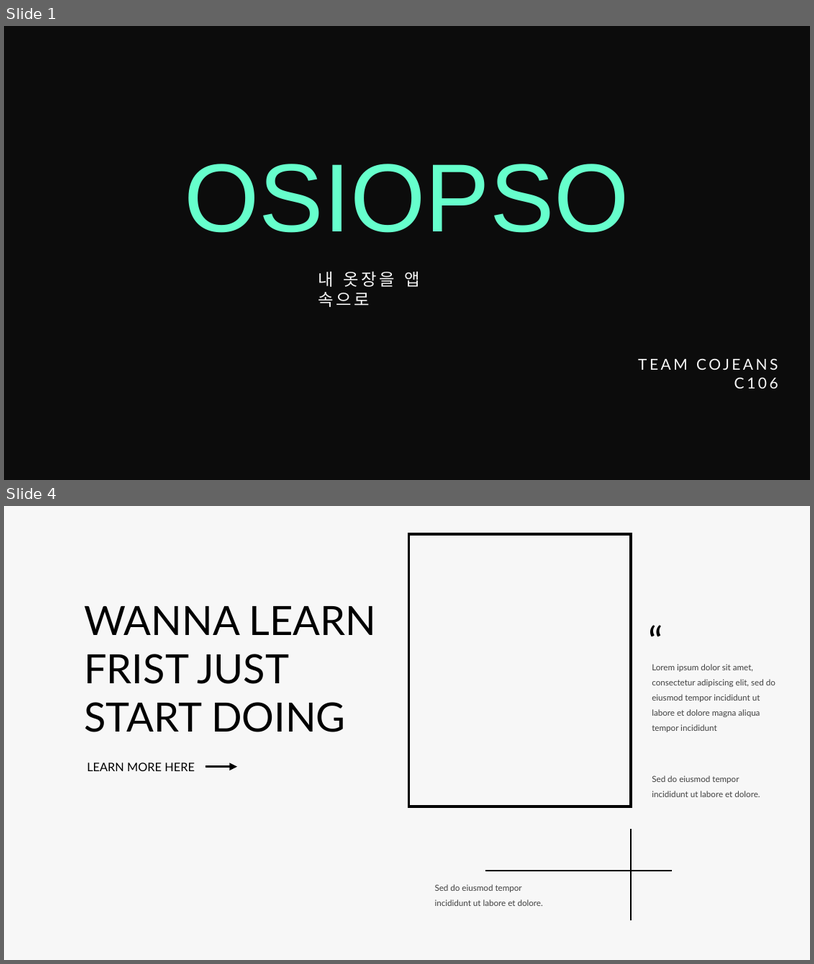
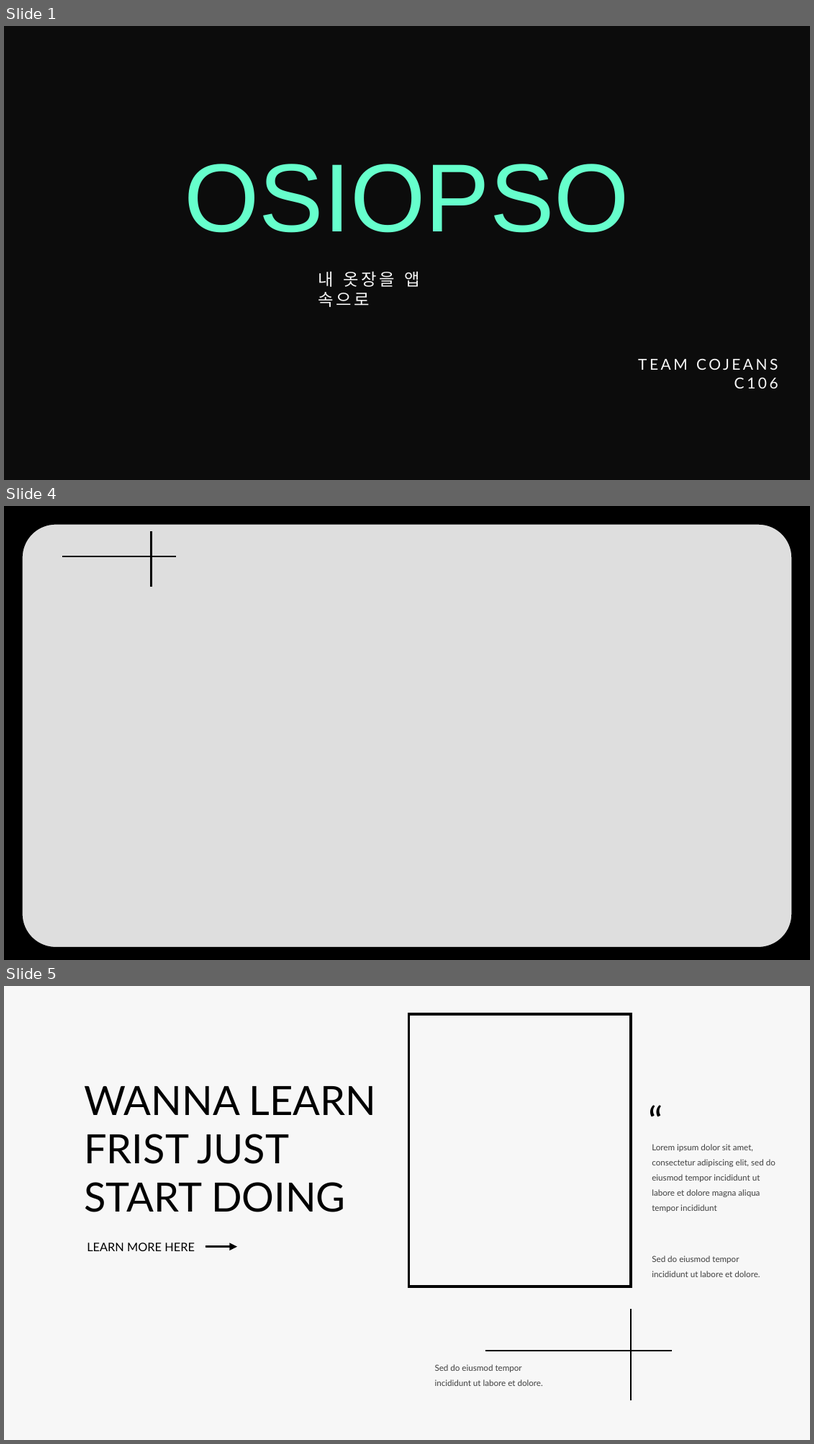
Before and after one commit to cojeans/CoJeans_Osiopso, a slide deck: 코진스_발표자료.pptx. Shown one above the other, each under a label of ours: slides 1 and 4 before the commit, slides 1, 4 and 5 after it; the slides between them are not shown. The pictures are 814x964 and 814x1444 pixels, drawn with LibreOffice and Linux fonts; fonts in the diff are those of the drawing; background and template pictures are left out; a plain dark background stands for a picture behind light text. Boxes give left, top, right and bottom in pixels: in the first picture for what was removed or moved away, otherwise in the second. Text is boxed around its words. In the diff, an @@ line names an element or a change of style, - is before the commit and + after.

```diff
--- a/코진스_발표자료.pptx
+++ b/코진스_발표자료.pptx
@@ slide 4 added at bbox=[4, 506, 810, 960], background #F7F7F7 @@
@@ rectangle added at bbox=[4, 506, 810, 960], fill #000000 @@
@@ rounded rectangle added at bbox=[22, 524, 793, 947], fill #DEDEDE, outline #000000 1 pt @@
@@ line added from (151, 530) to (151, 587), #000000 2 pt @@
@@ line added from (63, 556) to (176, 556), #000000 2 pt @@
@@ what was slide 4 is now slide 5 @@
```
Also in this commit, not shown: 1 slide changed, 1 other slide added, 1 slide removed, 17 other files.
